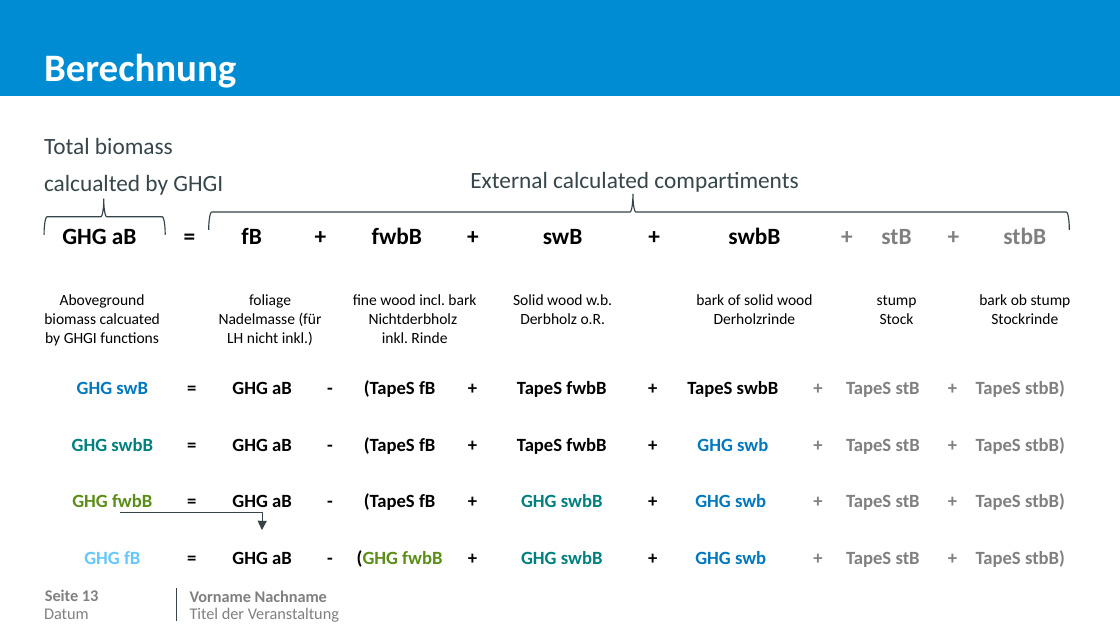
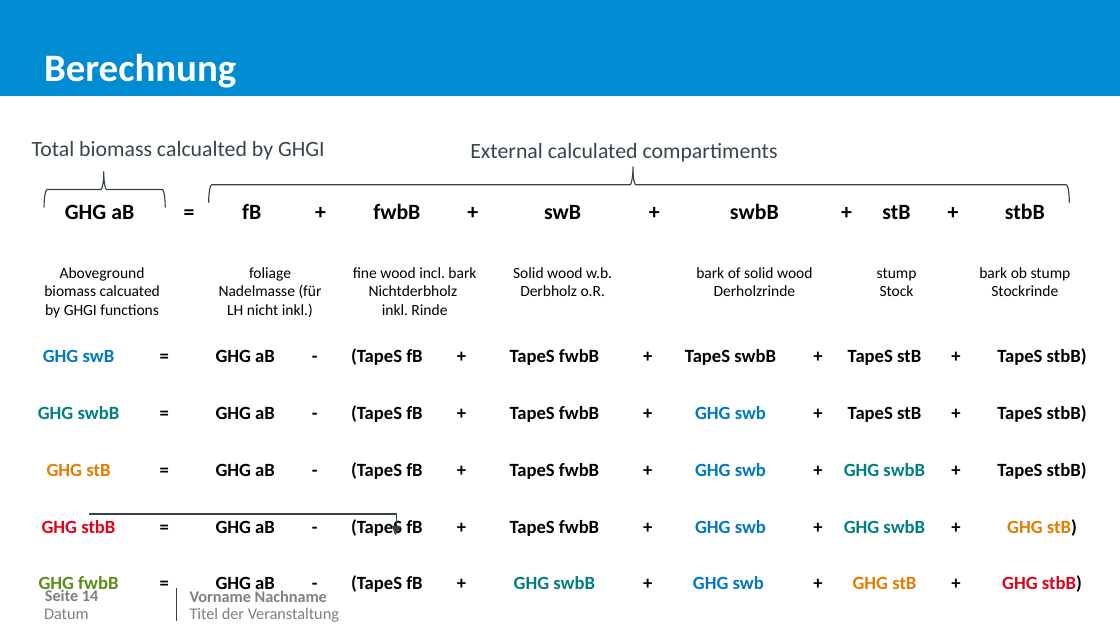
Before and after one commit to JetteGercken/TI_BZE_BE_analysis, a slide deck: slide 15 of info/biomasse_vergleich_MoMoK_BE.pptx (slide 14 before the commit). Drawn at 1120x630 pixels with LibreOffice and Linux fonts; fonts in the diff are those of the drawing; background and template pictures are left out. Boxes give left, top, right and bottom in pixels: in the first picture for what was removed or moved away, otherwise in the second. Text is boxed around its words. In the diff, an @@ line names an element or a change of style, - is before the commit and + after.

```diff
--- a/info/biomasse_vergleich_MoMoK_BE.pptx
+++ b/info/biomasse_vergleich_MoMoK_BE.pptx
@@ text "Total biomass calcualted by GHGI" at (32,141,325,160): size 15 to 14 pt @@
@@ text "Total biomass calcualted by GHGI": place and size @@
-text "Total biomass calcualted by GHGI" at (44,138,223,195)
+text "Total biomass calcualted by GHGI" at (32,141,325,160)
@@ text "External calculated compartiments": place and size @@
-text "External calculated compartiments" at (470,172,798,195)
+text "External calculated compartiments" at (470,143,778,162)
@@ text "External calculated compartiments" at (470,143,778,162): size 15 to 14 pt @@
@@ right brace: place and size @@
-right brace at (44,198,165,234)
+right brace at (44,171,165,207)
@@ right brace: place and size @@
-right brace at (209,194,1070,230)
+right brace at (209,167,1070,203)
@@ table at (31,194,1086,369) @@
@@ size 15 to 14 pt in "GHG aB", "=", "fB", "+" and 9 more places @@
@@ text colour #808080 to #000000 in "+", "stB", "+", "stbB" @@
@@ table: place and size @@
-table at (31,217,1086,350)
+table at (31,194,1086,369)
@@ table at (15,339,1117,600) @@
-row 3: GHG fwbB | = | GHG aB | - | (TapeS fB | + | GHG swbB | + | GHG swb | + | TapeS stB | + | TapeS stbB)
-row 4: GHG fB | = | GHG aB | - | (GHG fwbB | + | GHG swbB | + | GHG swb | + | TapeS stB | + | TapeS stbB)
+row 3: GHG stB | = | GHG aB | - | (TapeS fB | + | TapeS fwbB | + | GHG swb | + | GHG swbB | + | TapeS stbB)
+row 4: GHG stbB | = | GHG aB | - | (TapeS fB | + | TapeS fwbB | + | GHG swb | + | GHG swbB | + | GHG stB)
+row 5: GHG fwbB | = | GHG aB | - | (TapeS fB | + | GHG swbB | + | GHG swb | + | GHG stB | + | GHG stbB)
-row 6: GHG ab | = | GHG fB | + | GHG fwbB | + | GHG swbB | + | GHG swb | + | TapeS stB | + | TapeS stbB
+row 7: GHG fB | = | GHG aB | - | (GHG fwbB | + | GHG swbB | + | GHG swb | + | GHG stB | + | GHG stbB)
+row 8:  |  |  |  |  |  |  |  |  |  |  |  | 
@@ table: place and size @@
-table at (49,371,1075,572)
+table at (15,339,1117,600)
@@ elbow arrow moved from (120, 513) - (262, 530) to (90, 514) - (395, 535) @@
@@ page number at (45,588,98,601): text changed @@
-Seite 13
+Seite 14
```
Also in this commit, not shown: 8 other slides changed, 1 slide added, 2 other files.
